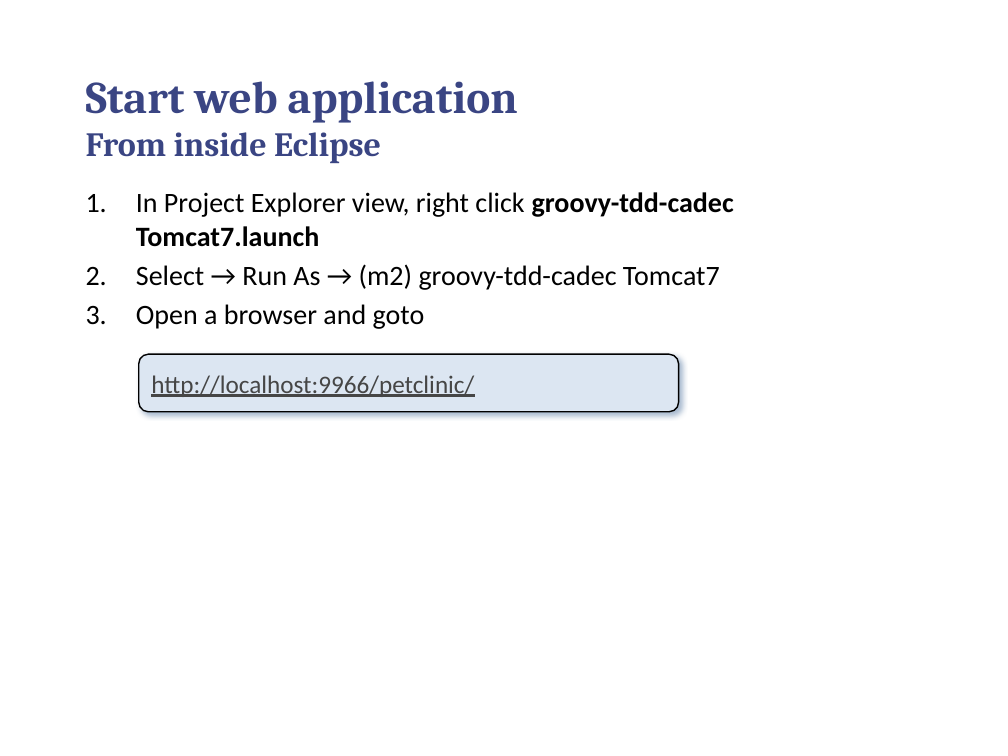
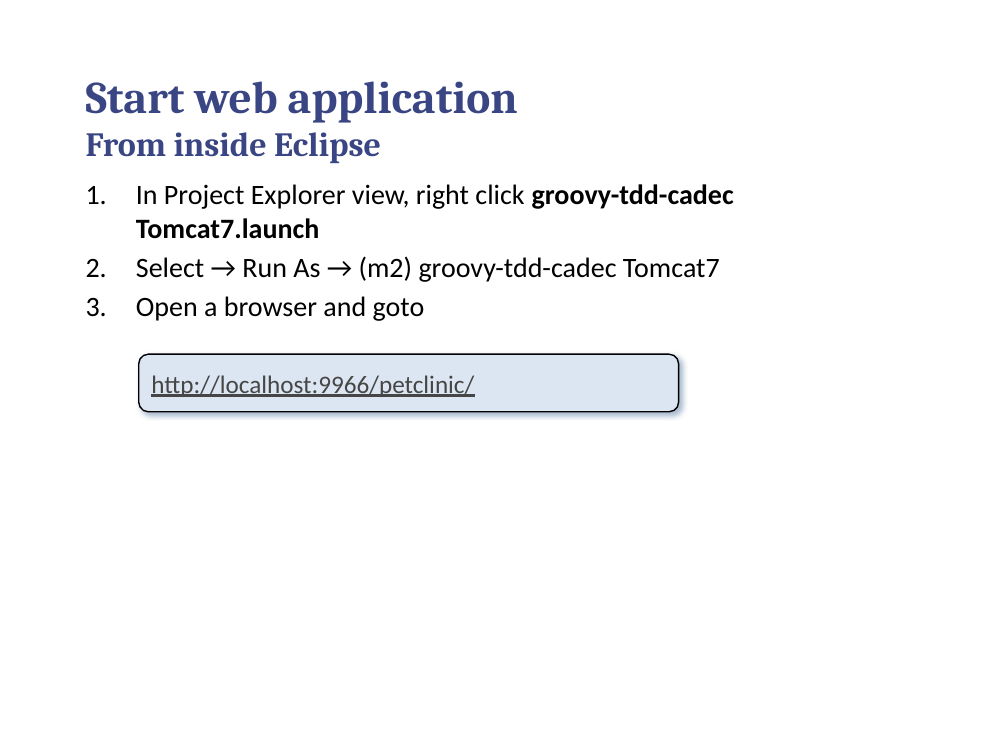
Before and after one commit to callistaenterprise/groovy-tdd-cadec, a slide deck: slide 13 of docs/groovy-tdd-installation.pptx. Drawn at 1008x756 pixels with LibreOffice and Linux fonts; fonts in the diff are those of the drawing; background and template pictures are left out. Boxes give left, top, right and bottom in pixels: in the first picture for what was removed or moved away, otherwise in the second. Text is boxed around its words. In the diff, an @@ line names an element or a change of style, - is before the commit and + after.

```diff
--- a/docs/groovy-tdd-installation.pptx
+++ b/docs/groovy-tdd-installation.pptx
@@ text "In Project Explorer view, right ...": place and size @@
-text "In Project Explorer view, right ..." at <box>136,192,734,329</box>
+text "In Project Explorer view, right ..." at <box>136,184,734,321</box>
```
Also in this commit, not shown: 12 other slides changed, 2 other files.
